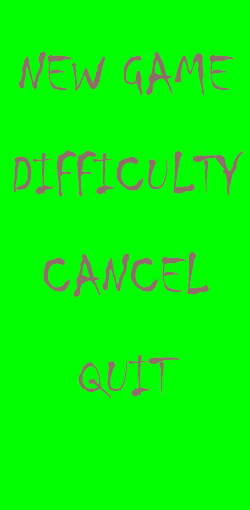
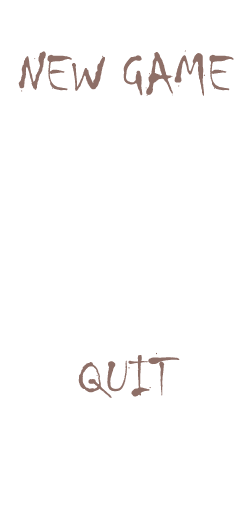
The second 250x510 image is a revision of the first. Changes to its layers:
hid "CANCEL" over box(43, 252, 209, 298)
hid "DIFFICULTIY" over box(8, 149, 244, 197)
removed layer "Arrière-plan" over box(0, 0, 250, 510)
